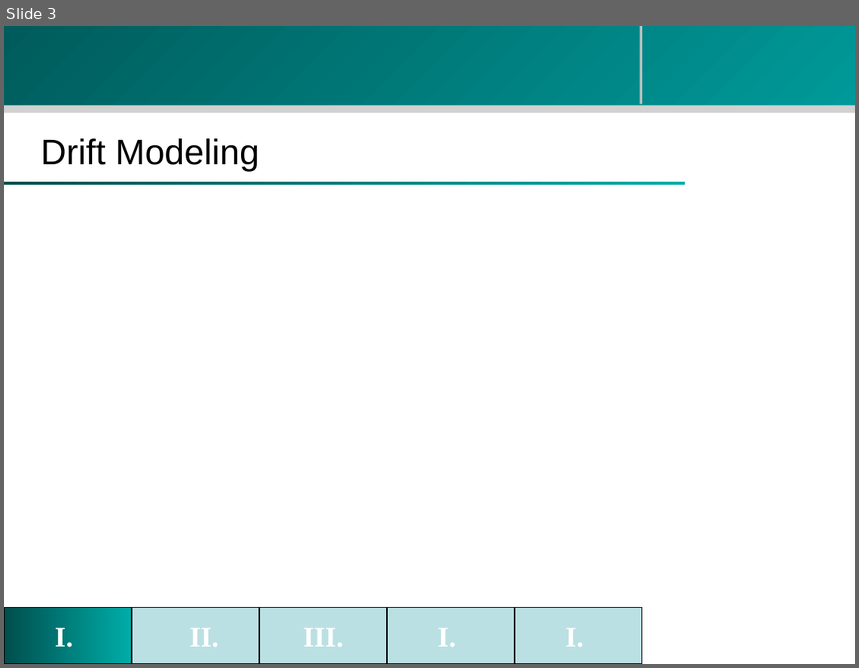
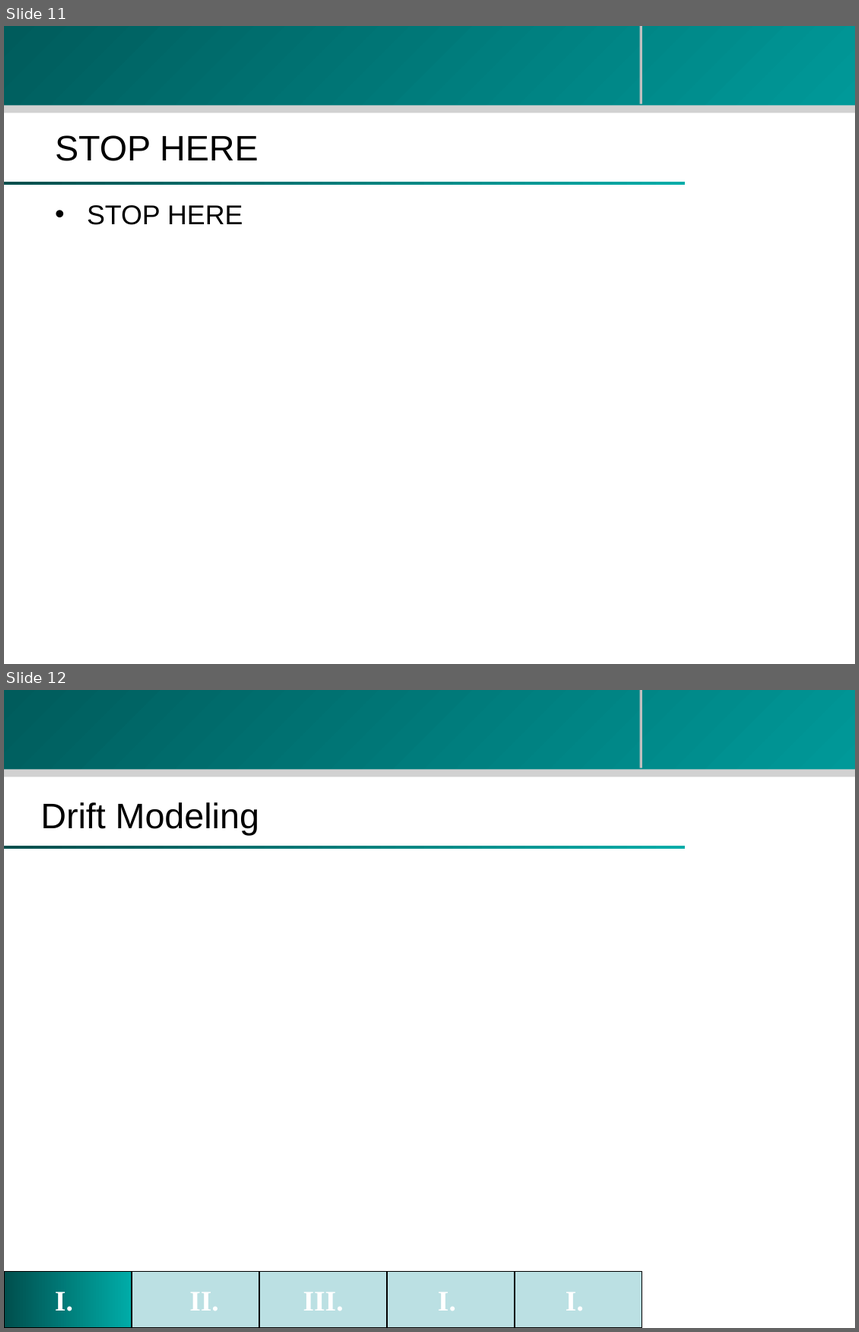
Before and after one commit to zhouzhenghui/svnrepository, a slide deck: SVNRepository/Presentation/M.Eng Final Presentation-take2.ppt. Shown one above the other, each under a label of ours: slide 3 before the commit, slides 11 and 12 after it. The pictures are 859x668 and 859x1332 pixels, drawn with LibreOffice and Linux fonts; fonts in the diff are those of the drawing; background and template pictures are left out. Boxes give left, top, right and bottom in pixels: in the first picture for what was removed or moved away, otherwise in the second. Text is boxed around its words. In the diff, an @@ line names an element or a change of style, - is before the commit and + after.

```diff
--- a/SVNRepository/Presentation/M.Eng Final Presentation-take2.ppt
+++ b/SVNRepository/Presentation/M.Eng Final Presentation-take2.ppt
@@ slide 11 added at (x1=4, y1=26, x2=855, y2=664), background #FFFFFF; not listed: 4 template elements that a slide beside it also shows @@
@@ title added at (x1=55, y1=135, x2=259, y2=161), 30 pt, text #000000 @@
+STOP HERE
@@ text added at (x1=87, y1=205, x2=243, y2=225), 23 pt, text #000000 @@
+• STOP HERE
@@ what was slide 3 is now slide 12 @@
```
Also in this commit, not shown: 1 slide changed, 9 other slides added, 1 slide removed.
